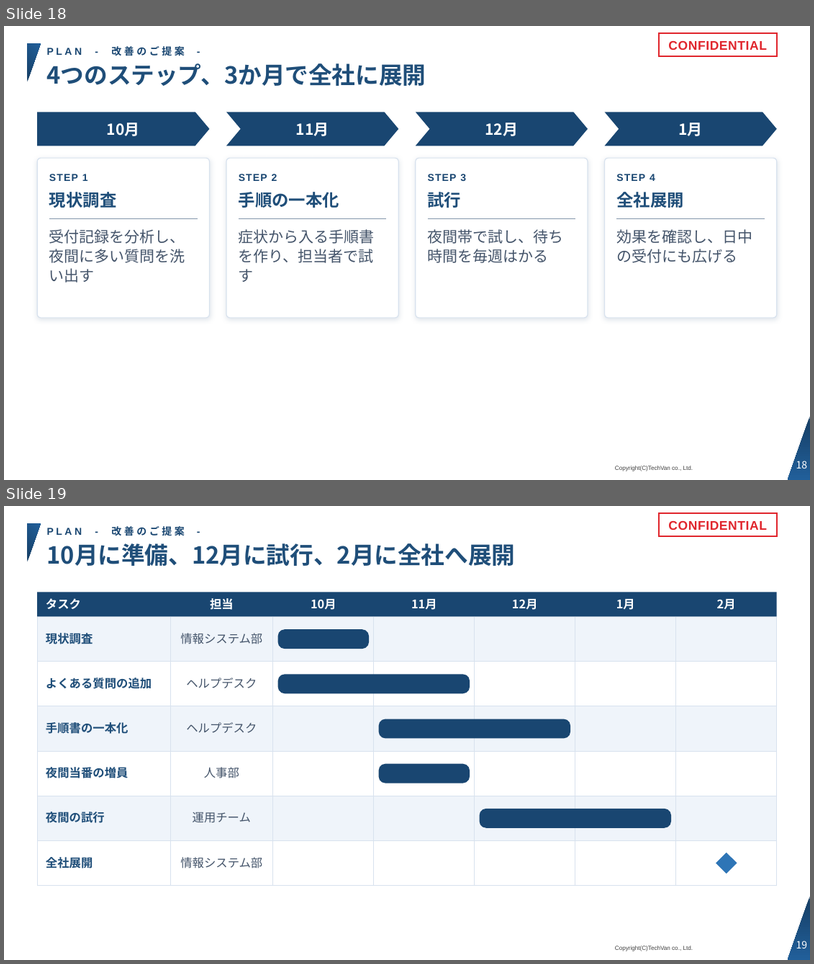
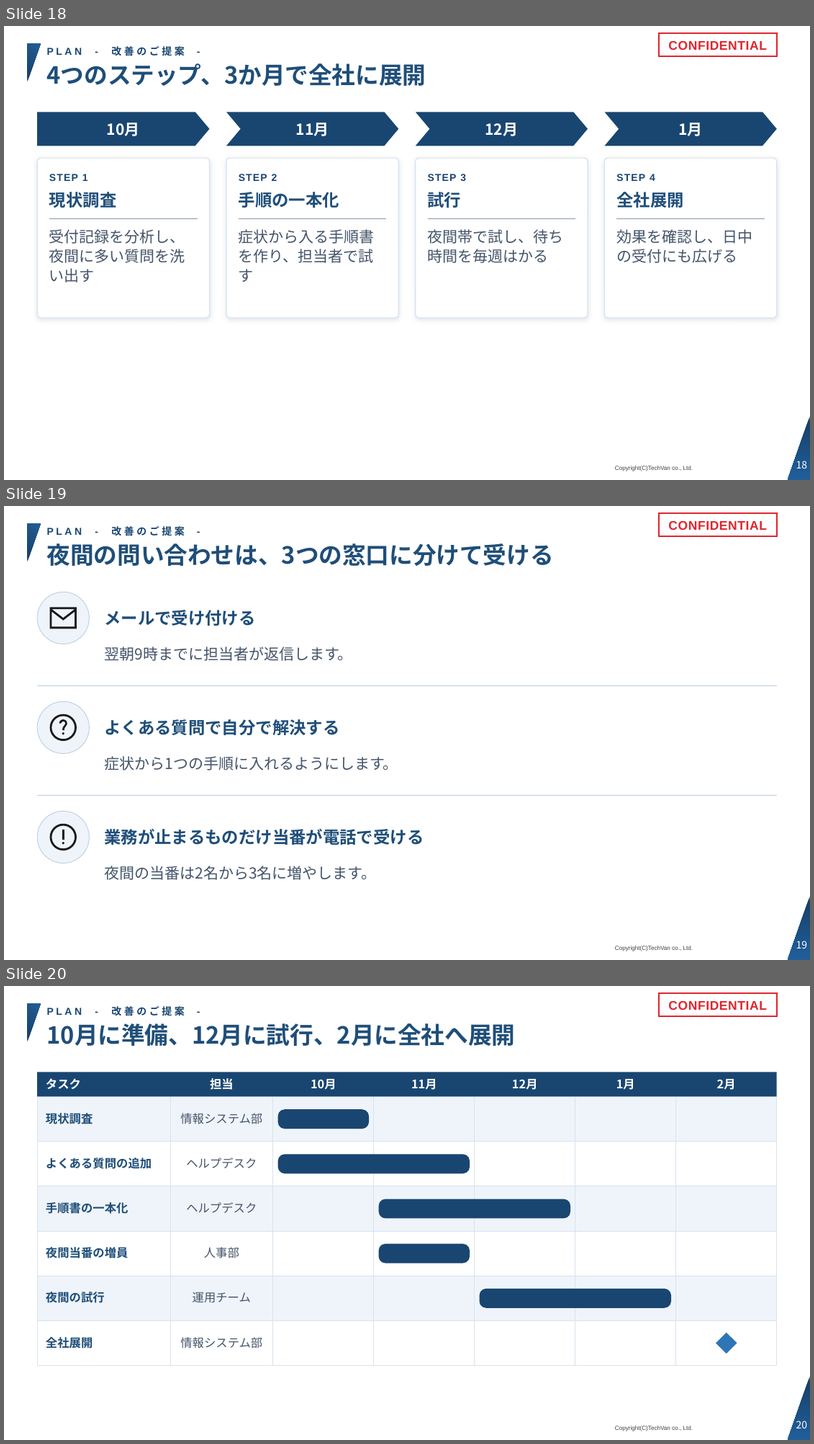
Before and after one commit to Kishi-Satoshi/slide-techvan-dist, a slide deck: plugins/slide-techvan/skills/slide-techvan/examples/catalog-techvan.pptx. Shown one above the other, each under a label of ours: slides 18 and 19 before the commit, slides 18, 19 and 20 after it. The pictures are 814x964 and 814x1444 pixels, drawn with LibreOffice and Linux fonts; fonts in the diff are those of the drawing; background and template pictures are left out. Boxes give left, top, right and bottom in pixels: in the first picture for what was removed or moved away, otherwise in the second. Text is boxed around its words. In the diff, an @@ line names an element or a change of style, - is before the commit and + after.

```diff
--- a/plugins/slide-techvan/skills/slide-techvan/examples/catalog-techvan.pptx
+++ b/plugins/slide-techvan/skills/slide-techvan/examples/catalog-techvan.pptx
@@ slide 19 added at bbox=[4, 506, 810, 960], background #FFFFFF; not listed: 4 template elements that a slide beside it also shows @@
@@ text added at bbox=[47, 526, 184, 536], 12 pt, text #194671, bold @@
+PLAN - 改善のご提案 -
@@ rectangle added at bbox=[659, 513, 777, 536], fill #FFFFFF, outline #E0262D 2 pt, 15 pt, text #E0262D, bold @@
+CONFIDENTIAL
@@ title added at bbox=[47, 543, 554, 566], 28 pt, text #1F4E79, bold @@
+夜間の問い合わせは、3つの窓口に分けて受ける
@@ ellipse added at bbox=[37, 592, 89, 644], fill #EFF4FA, outline #B9CDE2 0.75 pt @@
@@ freeform shape added at bbox=[47, 602, 79, 633], fill #1A1A1C @@
@@ text added at bbox=[104, 610, 255, 626], 20 pt, text #1F4E79, bold @@
+メールで受け付ける
@@ text added at bbox=[104, 646, 353, 661], 18 pt, text #44546A @@
+翌朝9時までに担当者が返信します。
@@ line added from (37, 686) to (777, 686), #B9CDE2 0.75 pt @@
@@ ellipse added at bbox=[37, 701, 89, 754], fill #EFF4FA, outline #B9CDE2 0.75 pt @@
@@ freeform shape added at bbox=[47, 711, 79, 743], fill #1A1A1C @@
@@ text added at bbox=[104, 719, 340, 735], 20 pt, text #1F4E79, bold @@
+よくある質問で自分で解決する
@@ text added at bbox=[104, 756, 399, 770], 18 pt, text #44546A @@
+症状から1つの手順に入れるようにします。
@@ line added from (37, 795) to (777, 795), #B9CDE2 0.75 pt @@
@@ ellipse added at bbox=[37, 811, 89, 863], fill #EFF4FA, outline #B9CDE2 0.75 pt @@
@@ freeform shape added at bbox=[47, 821, 79, 852], fill #1A1A1C @@
@@ text added at bbox=[104, 829, 424, 844], 20 pt, text #1F4E79, bold @@
+業務が止まるものだけ当番が電話で受ける
@@ text added at bbox=[104, 865, 376, 880], 18 pt, text #44546A @@
+夜間の当番は2名から3名に増やします。
@@ what was slide 19 is now slide 20 @@
@@ page number at bbox=[797, 1420, 808, 1428]: text changed @@
-19
+20
```
Also in this commit, not shown: 1 slide changed, 12 other files.
